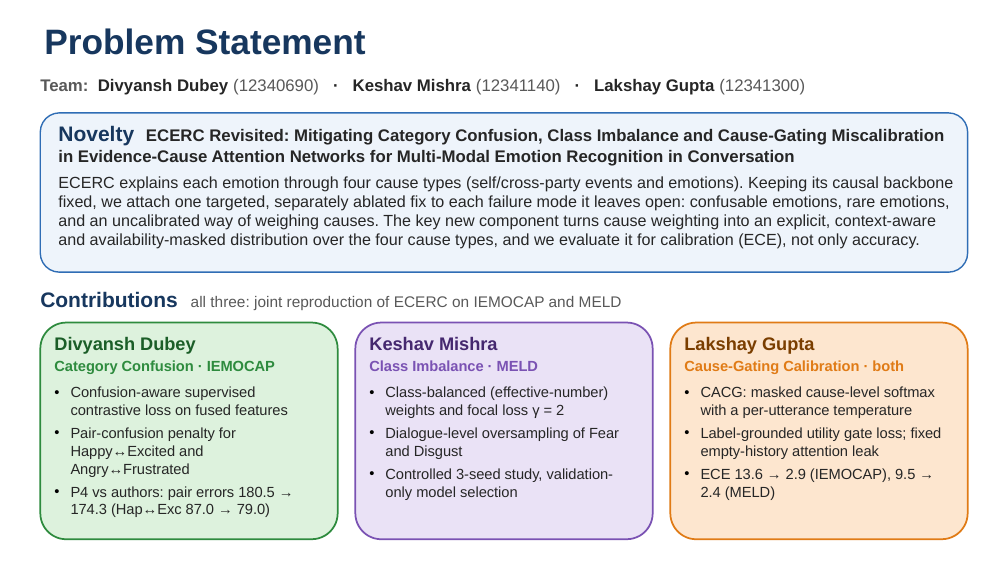
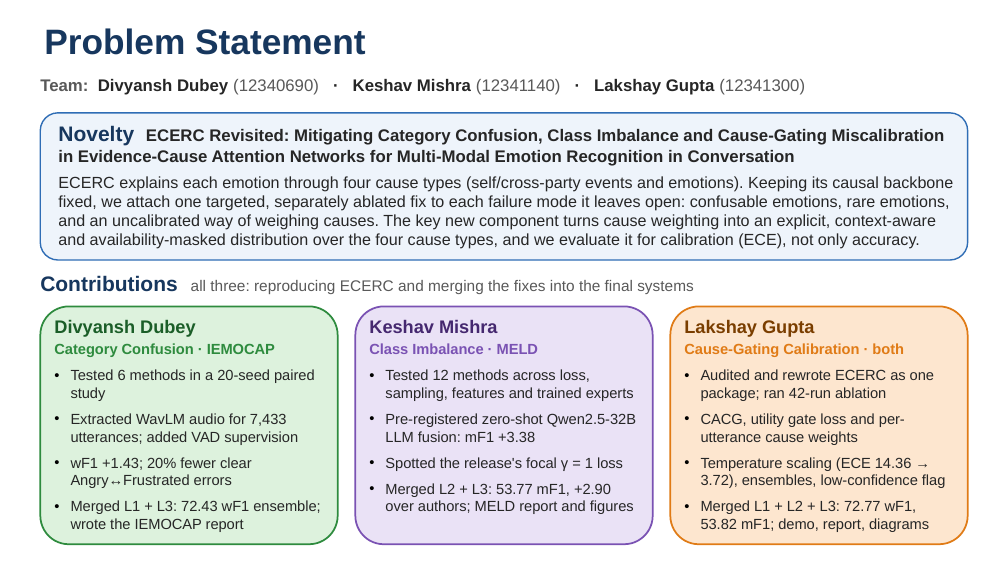
Before and after one commit to lakshayg2005/ML_Project, a slide deck: slide 1 of ML PPT.pptx. Drawn at 1008x567 pixels with LibreOffice and Linux fonts; fonts in the diff are those of the drawing. Boxes give left, top, right and bottom in pixels: in the first picture for what was removed or moved away, otherwise in the second. Text is boxed around its words. In the diff, an @@ line names an element or a change of style, - is before the commit and + after.

Commit message:
Update the first PPT slide with the full team contributions

```diff
--- a/ML PPT.pptx
+++ b/ML PPT.pptx
@@ rounded rectangle: place and size @@
-rounded rectangle at [40,113,968,272]
+rounded rectangle at [40,113,968,260]
@@ text at [40,275,694,294]: text changed @@
-Contributions all three: joint reproduction of ECERC on IEMOCAP and MELD
+Contributions all three: reproducing ECERC and merging the fixes into the final systems
@@ rounded rectangle: place and size @@
-rounded rectangle at [40,323,338,539]
+rounded rectangle at [40,306,338,544]
@@ text "Divyansh Dubey": place and size @@
-text "Divyansh Dubey" at [54,337,288,517]
+text "Divyansh Dubey" at [54,320,320,532]
@@ rounded rectangle: place and size @@
-rounded rectangle at [355,323,652,539]
+rounded rectangle at [355,306,652,544]
@@ text "Keshav Mishra": place and size @@
-text "Keshav Mishra" at [369,337,619,500]
+text "Keshav Mishra" at [369,320,636,514]
@@ rounded rectangle: place and size @@
-rounded rectangle at [670,323,968,539]
+rounded rectangle at [670,306,968,544]
@@ text "Lakshay Gupta": place and size @@
-text "Lakshay Gupta" at [684,336,942,500]
+text "Lakshay Gupta" at [684,319,946,532]
@@ text at [71,369,320,532]: text changed @@
-• Confusion-aware supervised contrastive loss on fused features
-• Pair-confusion penalty for Happy↔Excited and Angry↔Frustrated
-• P4 vs authors: pair errors 180.5 → 174.3 (Hap↔Exc 87.0 → 79.0)
+• Tested 6 methods in a 20-seed paired study
+• Extracted WavLM audio for 7,433 utterances; added VAD supervision
+• wF1 +1.43; 20% fewer clear Angry↔Frustrated errors
+• Merged L1 + L3: 72.43 wF1 ensemble; wrote the IEMOCAP report
@@ text at [385,369,636,514]: text changed @@
-• Class-balanced (effective-number) weights and focal loss γ = 2
-• Dialogue-level oversampling of Fear and Disgust
-• Controlled 3-seed study, validation-only model selection
+• Tested 12 methods across loss, sampling, features and trained experts
+• Pre-registered zero-shot Qwen2.5-32B LLM fusion: mF1 +3.38
+• Spotted the release's focal γ = 1 loss
+• Merged L2 + L3: 53.77 mF1, +2.90 over authors; MELD report and figures
@@ text at [701,369,946,532]: text changed @@
-• CACG: masked cause-level softmax with a per-utterance temperature
-• Label-grounded utility gate loss; fixed empty-history attention leak
-• ECE 13.6 → 2.9 (IEMOCAP), 9.5 → 2.4 (MELD)
+• Audited and rewrote ECERC as one package; ran 42-run ablation
+• CACG, utility gate loss and per-utterance cause weights
+• Temperature scaling (ECE 14.36 → 3.72), ensembles, low-confidence flag
+• Merged L1 + L2 + L3: 72.77 wF1, 53.82 mF1; demo, report, diagrams
```
